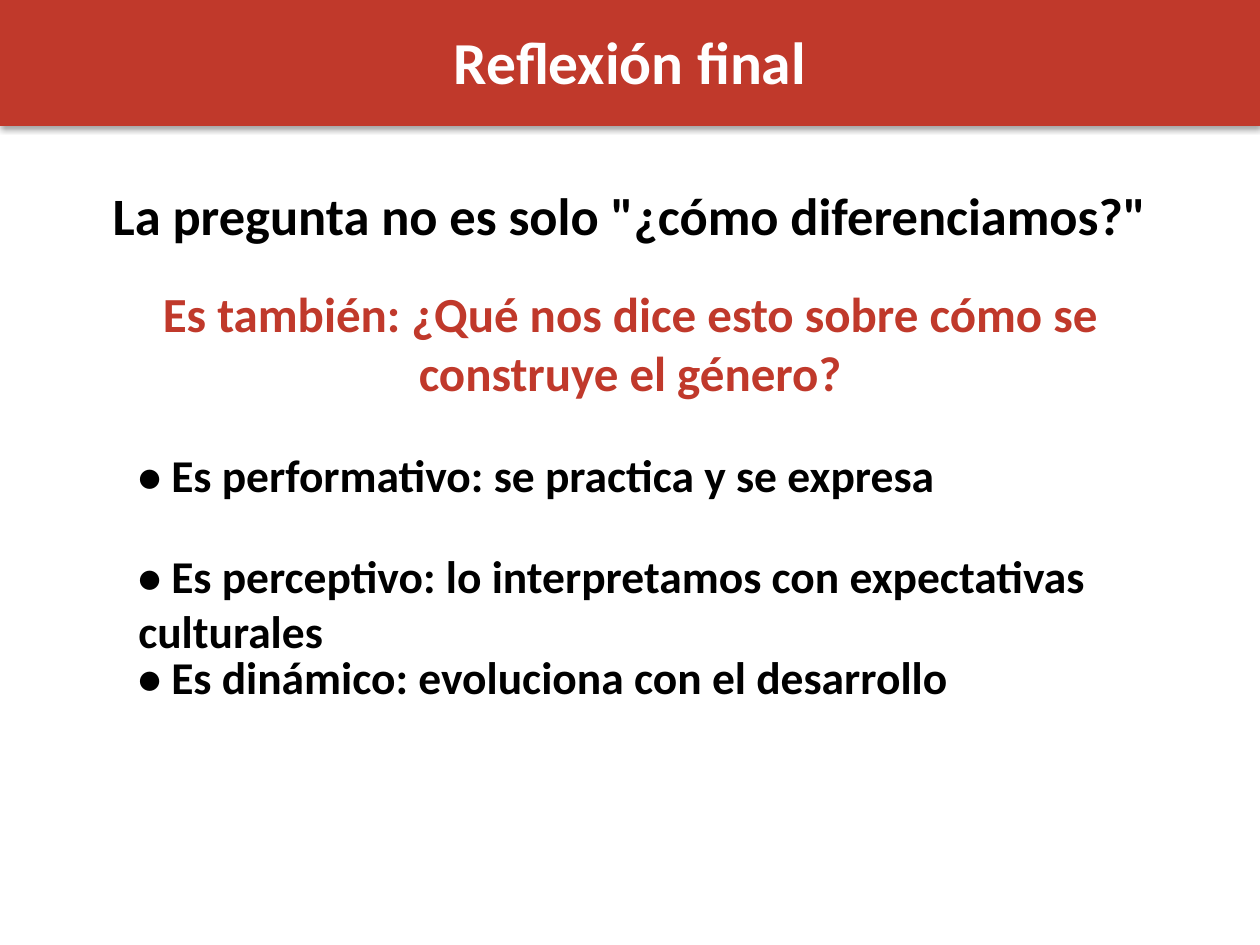
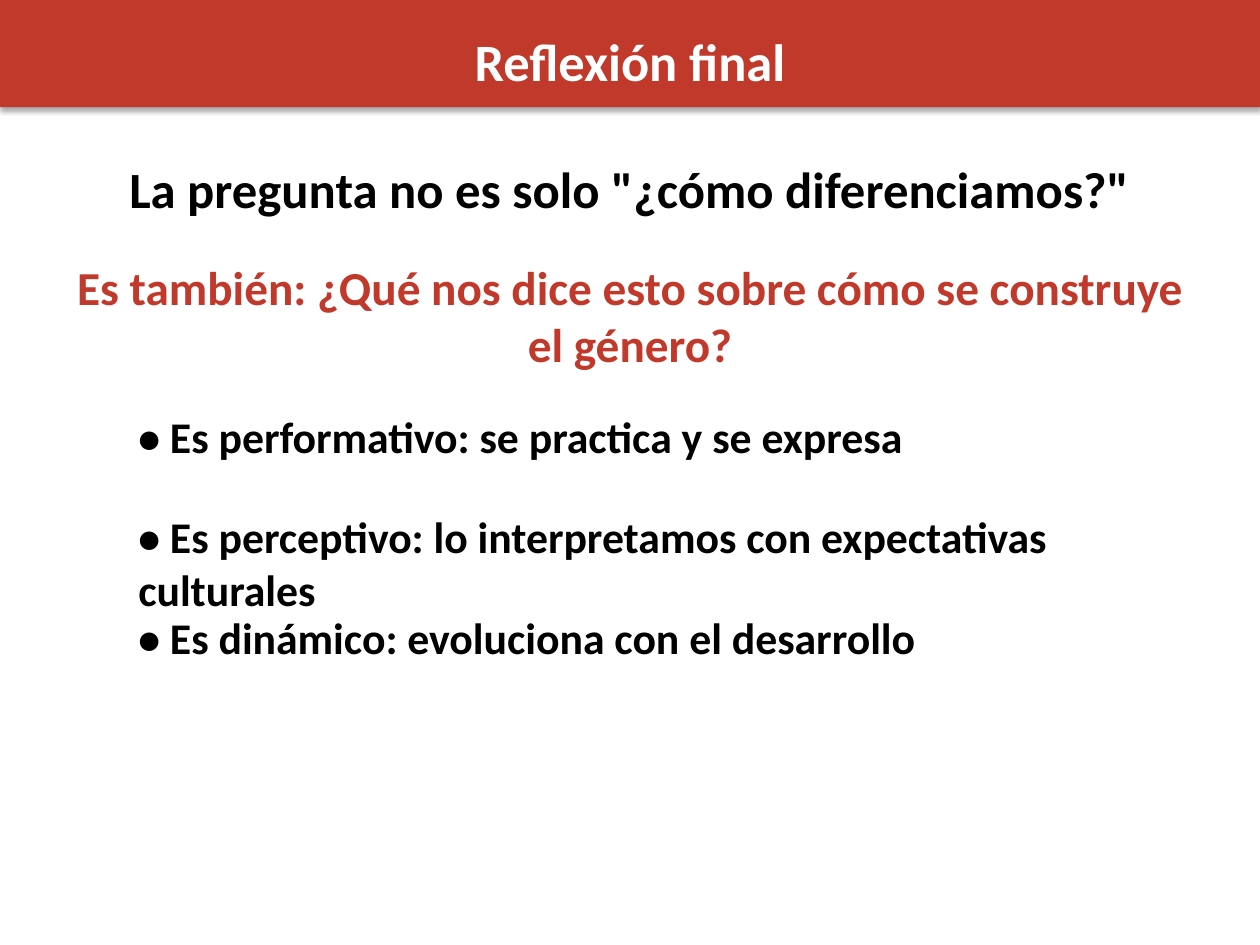
Before and after one commit to maquemmados/vozvozvoz, a slide deck: slide 19 of presentacion.pptx. Drawn at 1260x945 pixels with LibreOffice and Linux fonts; fonts in the diff are those of the drawing. Boxes give left, top, right and bottom in pixels: in the first picture for what was removed or moved away, otherwise in the second. Text is boxed around its words. In the diff, an @@ line names an element or a change of style, - is before the commit and + after.

```diff
--- a/presentacion.pptx
+++ b/presentacion.pptx
@@ rectangle: place and size @@
-rectangle at <box>0,0,1260,126</box>
+rectangle at <box>0,0,1260,107</box>
@@ text "Reflexión final" at <box>475,44,785,82</box>: size 34 to 30 pt @@
@@ text "La pregunta no es solo ...": place and size @@
-text "La pregunta no es solo ..." at <box>113,198,1145,244</box>
+text "La pregunta no es solo ..." at <box>129,172,1129,217</box>
@@ text "La pregunta no es solo ..." at <box>129,172,1129,217</box>: size 30 to 29 pt @@
@@ text "Es también: ¿Qué nos dice ...": place and size @@
-text "Es también: ¿Qué nos dice ..." at <box>163,297,1097,400</box>
+text "Es también: ¿Qué nos dice ..." at <box>77,272,1183,370</box>
@@ text "Es también: ¿Qué nos dice ..." at <box>77,272,1183,370</box>: size 28 to 27 pt @@
@@ text "• Es performativo: se practica ...": place and size @@
-text "• Es performativo: se practica ..." at <box>171,460,934,499</box>
+text "• Es performativo: se practica ..." at <box>170,422,903,460</box>
@@ text "• Es perceptivo: lo interpretamos ...": place and size @@
-text "• Es perceptivo: lo interpretamos ..." at <box>138,561,1085,649</box>
+text "• Es perceptivo: lo interpretamos ..." at <box>138,522,1046,607</box>
@@ size 26 to 25 pt in 3 elements at <box>170,422,903,460</box>, <box>138,522,1046,607</box>, <box>170,623,915,655</box> @@
@@ text "• Es dinámico: evoluciona con ...": place and size @@
-text "• Es dinámico: evoluciona con ..." at <box>171,662,947,695</box>
+text "• Es dinámico: evoluciona con ..." at <box>170,623,915,655</box>
```
Also in this commit, not shown: 19 other slides changed, 1 other file.
